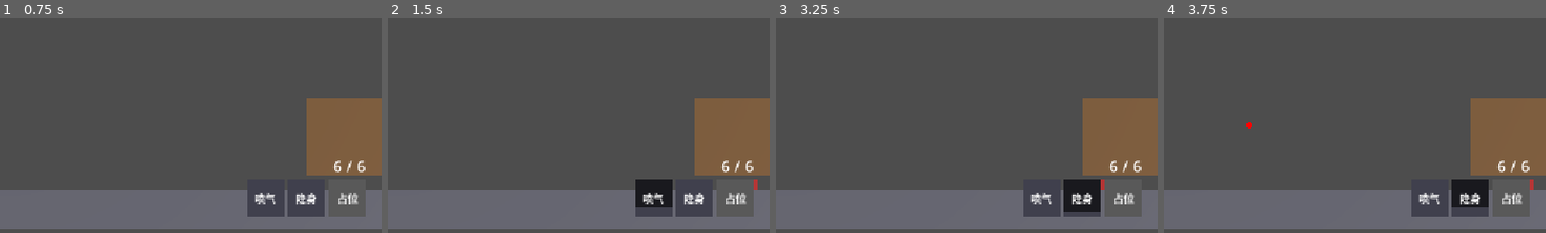
Above: before the commit, frames 1-4 (left to right).
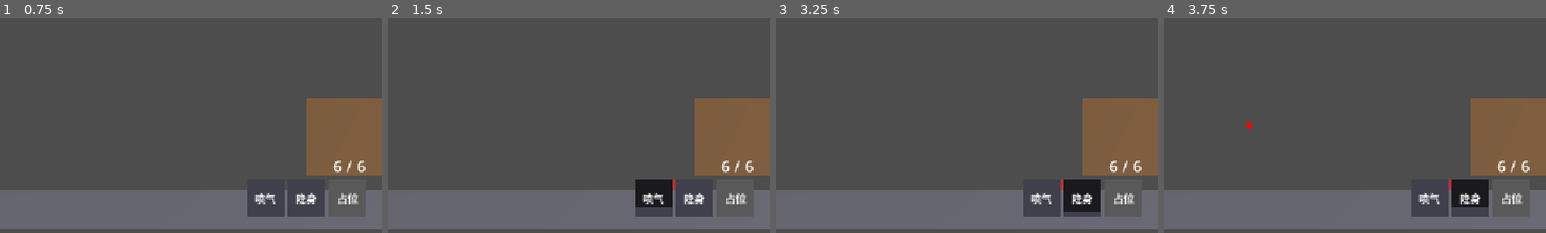
Above: after the commit, the same moments.

Repository: redleaf05812/yx01-prototype
Game: Godot game, scene res://scenes/room_01.tscn
Same seed, same stepped clock (60 frames per second), same inputs: the game is played once before the commit and once after it.
Inputs (mouse positions are % of the whole screen's width and height, from its top left):
- Up to frame 1 (0.75 s): tap Enter at 0.5 s; move the mouse to (72, 45) at 0.52 s; hold D (move_right) from 0.53 s (still down); tap T (grapple) at 0.6 s
- Up to frame 2 (1.5 s): tap Space (jump) at 0.77, 1.07 s; tap Ctrl (jet) at 0.8, 1.35 s; move the mouse to (30, 55) at 1.27 s; release D (move_right) at 1.28 s; hold A (move_left) from 1.28 s (still down)
- Up to frame 3 (3.25 s): tap Space (jump) at 1.52, 1.82, 3.02, 3.05 s; tap Shift (run) at 1.55 s; move the mouse to (60, 28) at 2.02 s; release A (move_left) at 2.03 s; hold Shift (run) 2.03-2.78 s; hold D (move_right) from 2.03 s (still down); tap Q (stealth) at 2.3, 2.85 s; move the mouse to (45, 70) at 2.77 s
- Up to frame 4 (3.75 s): tap Space (jump) at 3.32, 3.6 s; move the mouse to (80, 65) at 3.52 s; release D (move_right) at 3.53 s; hold A (move_left) from 3.53 s (still down)
The pictures show only the part of the screen within x 50-100%, y 50-100%; the shares and areas given below are measured in that part.

Frame 1 is identical in both runs. In frame 2, less than 0.1% of the frame differs, in the area x 74-97%, y 75-80%; in frame 3, less than 0.1%; in frame 4, less than 0.1%.

Commit message:
Tunnel as its own zone: roof only (no grapple), locks jump/dash/jet/grapple/stealth inside; spider blocked from entering (patrol limit + hard no-go zone)

Diff:
--- a/scripts/player.gd
+++ b/scripts/player.gd
@@ -20,6 +20,7 @@
 var jet_cd_left := 0.0
 var stealth_on := false
 var stealth_cd_left := 0.0
+var in_tunnel := false
 
 var _posture := Posture.STAND
 var _col: CollisionShape3D
@@ -165,6 +166,21 @@
 	_set_height(target_h)
 
 
+# ---------- 隧道 ----------
+
+# 进入隧道：只能走和爬。其它技能（跳、冲刺、喷气、勾爪、隐身）全部锁住，并立刻结束正在进行的效果。
+func set_in_tunnel(v: bool) -> void:
+	in_tunnel = v
+	if v:
+		if stealth_on:
+			_stop_stealth()
+		_jet_time_left = 0.0
+		_dash_time_left = 0.0
+		if _grapple_active:
+			_end_grapple()
+			_update_rope()
+
+
 # ---------- 隐身 / 受伤 ----------
 
 func _stop_stealth() -> void:
@@ -285,7 +301,7 @@
 	_iframes_left = maxf(0.0, _iframes_left - delta)
 
 	_update_aim()
-	if not _grapple_active and Input.is_action_just_pressed("grapple") and _anchor_valid:
+	if not _grapple_active and Input.is_action_just_pressed("grapple") and _anchor_valid and not in_tunnel:
 		_grapple_active = true
 		_grapple_target = _anchor
 	if _grapple_active:
@@ -309,7 +325,7 @@
 	if Input.is_action_just_pressed("stealth"):
 		if stealth_on:
 			_stop_stealth()
-		elif stealth_cd_left <= 0.0 and battery >= Config.battery_start_threshold:
+		elif stealth_cd_left <= 0.0 and battery >= Config.battery_start_threshold and not in_tunnel:
 			stealth_on = true
 	if stealth_on:
 		battery -= Config.stealth_cost_per_sec * delta
@@ -318,14 +334,14 @@
 			_stop_stealth()
 
 	# 点按 Shift 冲刺（站立、有电、有 CD）
-	if Input.is_action_just_pressed("run") and _posture == Posture.STAND and has_power and _dash_cd_left <= 0.0:
+	if Input.is_action_just_pressed("run") and _posture == Posture.STAND and has_power and _dash_cd_left <= 0.0 and not in_tunnel:
 		_dash_time_left = Config.dash_time
 		_dash_cd_left = Config.dash_cooldown
 		_dash_dir = dir if dir != 0.0 else _facing
 
 	# 喷气（Ctrl）：需要电量 >= 3 格才能启动，启动后不耗电，可用到 0
 	if Input.is_action_just_pressed("jet") and _posture != Posture.PRONE \
-			and jet_cd_left <= 0.0 and battery >= Config.battery_start_threshold:
+			and jet_cd_left <= 0.0 and battery >= Config.battery_start_threshold and not in_tunnel:
 		_jet_time_left = Config.jet_duration
 		jet_cd_left = Config.jet_cooldown
 		battery -= Config.jet_battery_cost  # 每次喷气扣 3 格（启动门槛 >= 3 保证不会扣成负数）
@@ -333,7 +349,7 @@
 
 	# 跳跃：地面一段 1H；空中二段（总高 2H）需要有电
 	if Input.is_action_just_pressed("jump") and _posture != Posture.PRONE and _jumps_left > 0 \
-			and (is_on_floor() or has_power):
+			and (is_on_floor() or has_power) and not in_tunnel:
 		velocity.y = Config.jump_velocity
 		_jumps_left -= 1
 
--- a/scripts/room_builder.gd
+++ b/scripts/room_builder.gd
@@ -7,8 +7,12 @@
 const COLS := 36
 
 # 只有这些表面可以被勾爪钩住（墙、地、天花板、门不行）
-const GRAPPLE_ANCHORS := ["Platform", "Barrier", "TunnelRoof"]
+const GRAPPLE_ANCHORS := ["Platform", "Barrier"]  # 隧道顶不可勾
 const ROWS := 11
+
+# 低矮通道（隧道）占第 18–19 列，净高 0.4H。蜘蛛不能进入。
+const TUNNEL_COL := 18
+const TUNNEL_COLS := 2
 
 const COLOR_WALL := Color(0.35, 0.35, 0.38)
 const COLOR_FLOOR := Color(0.45, 0.45, 0.5)
@@ -26,6 +30,7 @@
 	_build_room()
 	_build_elements()
 	_build_kill_zone()
+	_build_tunnel_zone()
 	_build_spider()
 
 
@@ -128,7 +133,30 @@
 	spider.name = "Spider"
 	spider.set_script(SPIDER_SCRIPT)
 	spider.position = Vector3((14 + 0.5) * H, 1.8, 0.0)
+	# 蜘蛛不能进隧道：巡逻右端停在隧道前，并设置硬限制（追击时也进不去）
+	spider.set("patrol_right", TUNNEL_COL * H - 1.0)
+	spider.set("no_go_min", TUNNEL_COL * H - 0.4)
+	spider.set("no_go_max", (TUNNEL_COL + TUNNEL_COLS) * H + 0.4)
 	add_child(spider)
+
+
+# 隧道区域：玩家进入时锁住除走/爬以外的所有技能（见 player.gd set_in_tunnel）
+func _build_tunnel_zone() -> void:
+	var area := Area3D.new()
+	area.name = "TunnelZone"
+	var shape := CollisionShape3D.new()
+	var box := BoxShape3D.new()
+	box.size = Vector3(TUNNEL_COLS * H, 0.4 * H, H)
+	shape.shape = box
+	area.add_child(shape)
+	area.position = Vector3((TUNNEL_COL + TUNNEL_COLS * 0.5) * H, 1.8 + 0.2 * H, 0.0)
+	add_child(area)
+	area.body_entered.connect(func(b: Node3D) -> void:
+		if b.has_method("set_in_tunnel"):
+			b.set_in_tunnel(true))
+	area.body_exited.connect(func(b: Node3D) -> void:
+		if b.has_method("set_in_tunnel"):
+			b.set_in_tunnel(false))
 
 
 func _on_kill_zone_entered(body: Node3D) -> void:
--- a/scripts/spider.gd
+++ b/scripts/spider.gd
@@ -8,6 +8,9 @@
 
 @export var patrol_left := 20.0
 @export var patrol_right := 35.0
+# 禁区（隧道）：蜘蛛中心不能进入 [no_go_min, no_go_max]
+@export var no_go_min := 0.0
+@export var no_go_max := 0.0
 
 var hp := 0.0
 var _state := State.PATROL
@@ -78,6 +81,7 @@
 	velocity.z = 0.0
 	move_and_slide()
 	global_position.z = 0.0
+	_enforce_no_go()
 
 
 func _set_state(s: State) -> void:
@@ -89,6 +93,16 @@
 			# 回巡逻：走向离自己最近的那个端点
 			_target_x = patrol_left if absf(global_position.x - patrol_left) < absf(global_position.x - patrol_right) else patrol_right
 			_pause_left = 0.0
+
+
+# 禁区硬限制：如果被推进禁区，拉回到禁区边界并停下。
+func _enforce_no_go() -> void:
+	if no_go_max <= no_go_min:
+		return
+	var x := global_position.x
+	if x > no_go_min and x < no_go_max:
+		global_position.x = no_go_min if (x - no_go_min) < (no_go_max - x) else no_go_max
+		velocity.x = 0.0
 
 
 # 脚下边缘检测：前方一小步处有没有地面。没有 = 缺口边缘。
